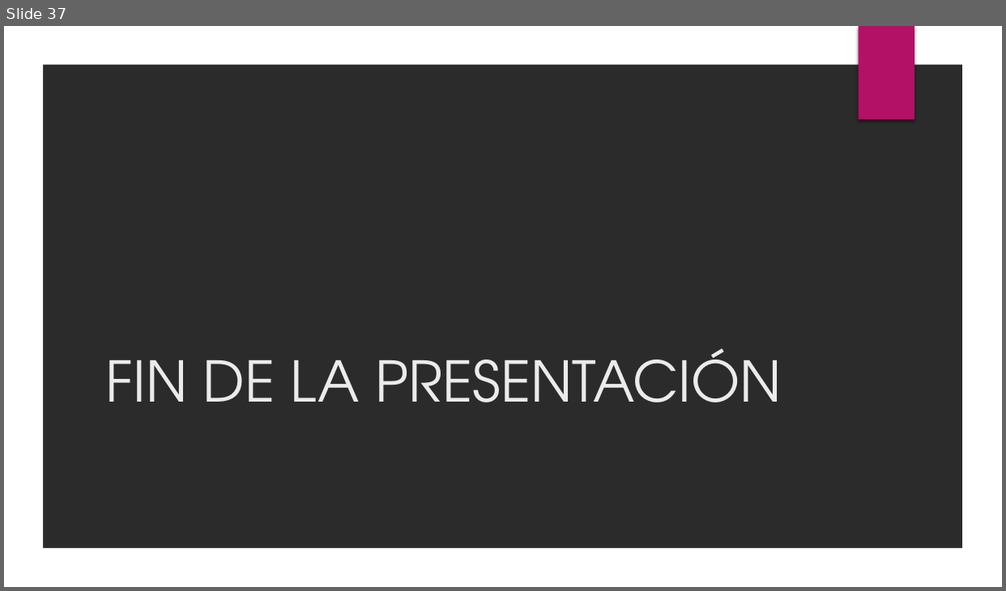
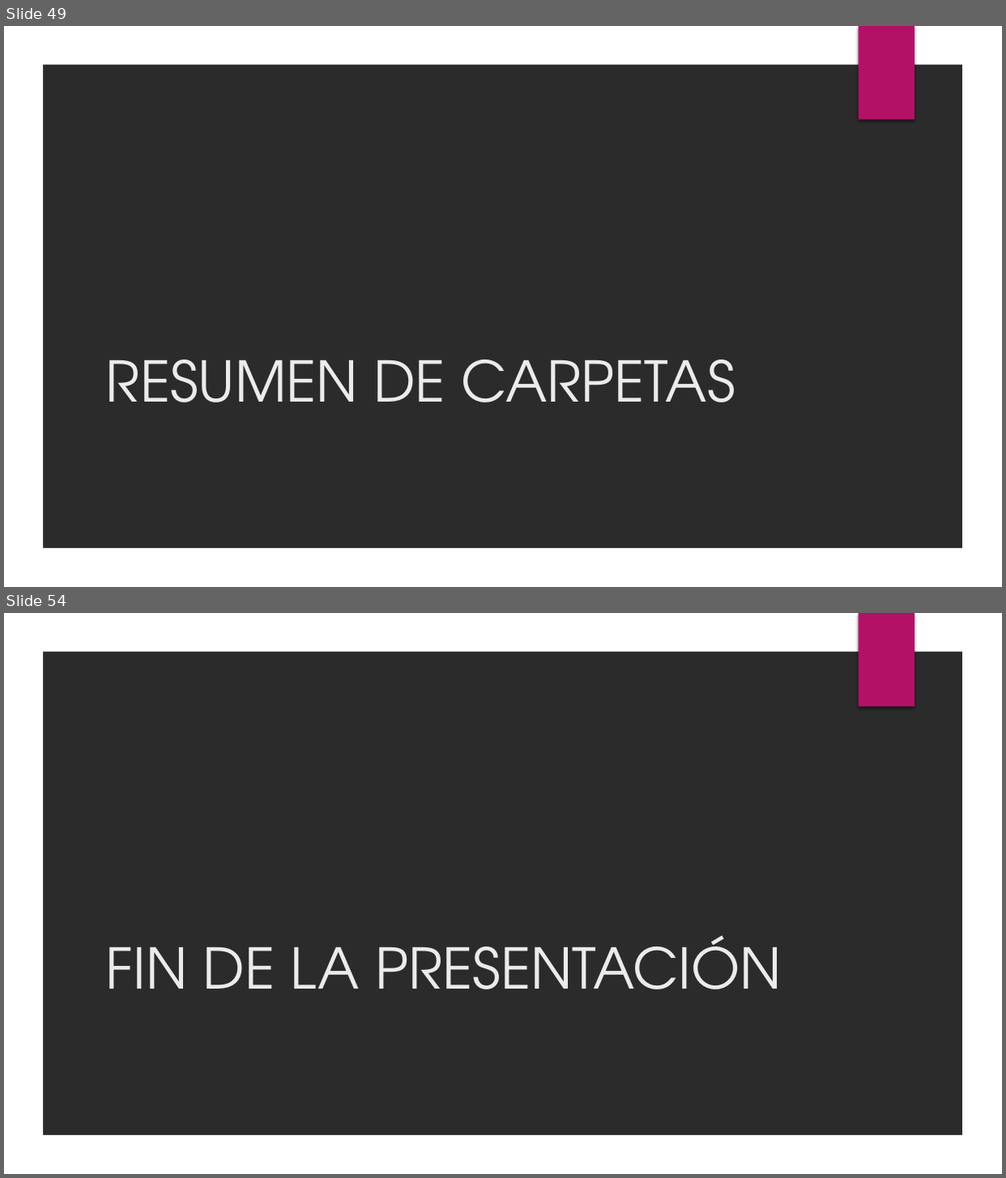
Before and after one commit to BinaryJuan/scrabble-poo, a slide deck: SCRABBLE.pptx. Shown one above the other, each under a label of ours: slide 37 before the commit, slides 49 and 54 after it; the slides between them are not shown. The pictures are 1006x591 and 1006x1178 pixels, drawn with LibreOffice and Linux fonts; fonts in the diff are those of the drawing; background and template pictures are left out; a plain dark background stands for a picture behind light text. Boxes give left, top, right and bottom in pixels: in the first picture for what was removed or moved away, otherwise in the second. Text is boxed around its words. In the diff, an @@ line names an element or a change of style, - is before the commit and + after.

```diff
--- a/SCRABBLE.pptx
+++ b/SCRABBLE.pptx
@@ slide 49 added at [4,26,1002,587], background picture (left out); not listed: 2 template elements that a slide beside it also shows @@
@@ title added at [106,360,735,403], 54 pt, text #EBEBEB @@
+RESUMEN DE CARPETAS
@@ what was slide 37 is now slide 54 @@
```
Also in this commit, not shown: 1 slide changed, 16 other slides added, 10 other files.
